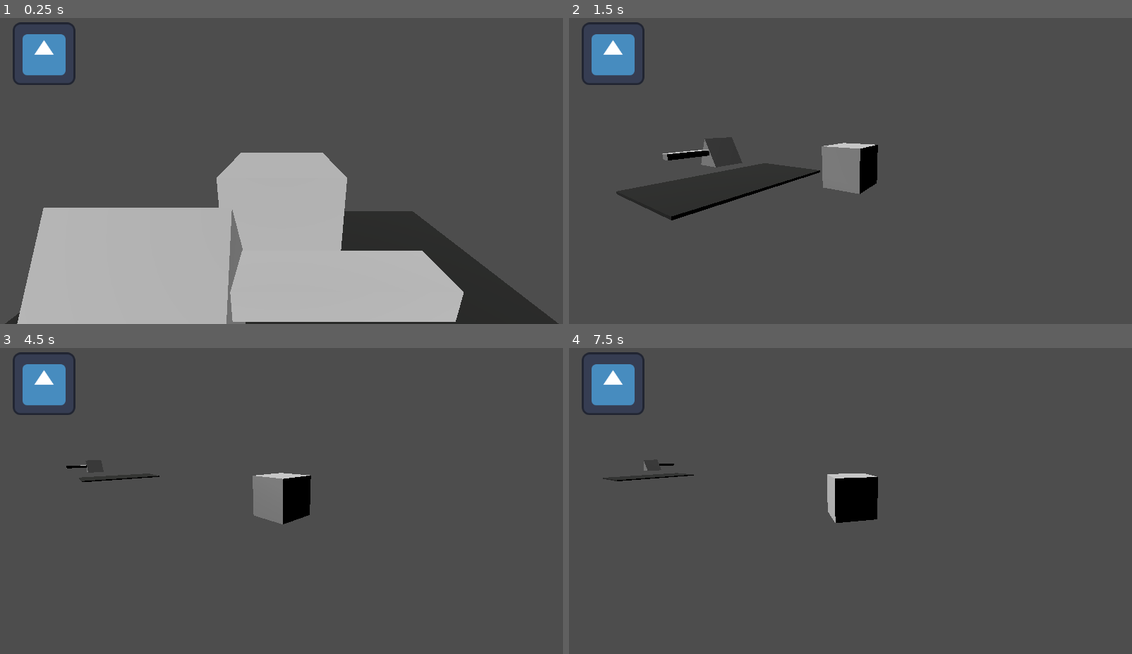
Above: before the commit, frames 1-4 (two rows, left to right).
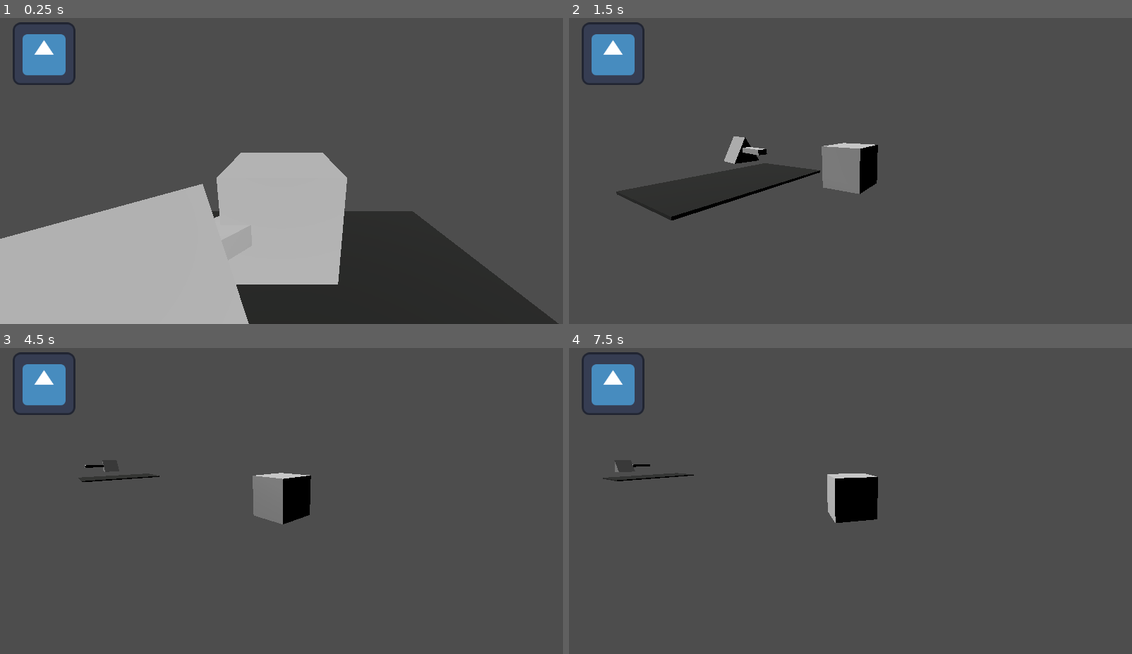
Above: after the commit, the same moments.

Repository: abody2k/Im-going-home
Game: Godot game, scene res://scenes/main.tscn
Same seed, same stepped clock (60 frames per second), same inputs: the game is played once before the commit and once after it. The engine's default icon, where the game draws it, is replaced by a stand-in: a white triangle on a blue panel in a dark square.
Inputs (mouse positions are in pixels of both pictures, inside the frame that each line leads up to):
- Up to frame 1 (0.25 s): no input
- Up to frame 2 (1.5 s): move the mouse to (884, 164) at 0.52 s; hold Up (forward) from 0.53 s (still down); tap Space (action) at 0.6, 1.35 s; move the mouse to (822, 167) at 1.27 s
- Up to frame 3 (4.5 s): keep holding Up (forward); move the mouse to (298, 488) at 2.02 s; tap Space (action) at 2.1, 2.85, 3.5, 3.6, 4.35 s; tap Enter at 2.75, 4.25 s; move the mouse to (275, 501) at 2.77 s; move the mouse to (326, 501) at 3.52 s; move the mouse to (242, 491) at 4.27 s
- Up to frame 4 (7.5 s): move the mouse to (856, 494) at 5.02 s; tap Space (action) at 5.1, 5.75, 5.85, 6.6, 7.35 s; move the mouse to (827, 488) at 5.77 s; release Up (forward) at 5.78 s; hold D (right) 5.78-6.53 s; move the mouse to (884, 494) at 6.52 s; hold Up (forward) from 6.53 s (still down); tap Enter at 7.25 s; move the mouse to (822, 497) at 7.27 s

The runs differ from the first frame. In frame 1, 9.7% of the frame differs, in the area x 0-83%, y 54-100%; in frame 2, 0.7%; in frame 3, less than 0.1%; in frame 4, less than 0.1%.

Commit message:
introducing attacking mode for ship_solider, switching from attacking to obersving and vice versa, attacking, reloading and adding the attacking audio

Diff:
--- a/scenes/ship_solider.tscn
+++ b/scenes/ship_solider.tscn
@@ -13,20 +13,27 @@
 [sub_resource type="Animation" id="Animation_cb8n3"]
 resource_name = "collapsing"
 
+[sub_resource type="Animation" id="Animation_wskrs"]
+resource_name = "idle"
+
 [sub_resource type="Animation" id="Animation_xdt51"]
 resource_name = "movement"
 
-[sub_resource type="Animation" id="Animation_wskrs"]
-resource_name = "idle"
+[sub_resource type="Animation" id="Animation_d848w"]
+resource_name = "Attack"
 
 [sub_resource type="AnimationLibrary" id="AnimationLibrary_g8fs5"]
 _data = {
+"Attack": SubResource("Animation_d848w"),
 "collapsing": SubResource("Animation_cb8n3"),
 "idle": SubResource("Animation_wskrs"),
 "movement": SubResource("Animation_xdt51")
 }
 
 [sub_resource type="BoxShape3D" id="BoxShape3D_8m4dj"]
+
+[sub_resource type="BoxShape3D" id="BoxShape3D_ecuoi"]
+size = Vector3(2.7002, 1.71021, 3.77881)
 
 [node name="ship_solider" type="CharacterBody3D"]
 collision_layer = 2
@@ -54,6 +61,20 @@
 transform = Transform3D(1, 0, 0, 0, 1, 0, 0, 0, 1, 0, 0, 0.984696)
 shape = SubResource("BoxShape3D_8m4dj")
 
+[node name="observation_area" type="Area3D" parent="."]
+collision_layer = 4
+
+[node name="CollisionShape3D" type="CollisionShape3D" parent="observation_area"]
+transform = Transform3D(1, 0, 0, 0, 1, 0, 0, 0, 1, 0.180895, 0.632619, -2.3678)
+shape = SubResource("BoxShape3D_ecuoi")
+
+[node name="reload" type="Timer" parent="."]
+one_shot = true
+
+[node name="attacking" type="AudioStreamPlayer3D" parent="."]
+
 [connection signal="animation_finished" from="AnimationPlayer" to="." method="_on_animation_player_animation_finished"]
 [connection signal="body_shape_entered" from="Area3D" to="." method="player_entered"]
 [connection signal="body_shape_exited" from="Area3D" to="." method="player_exited"]
+[connection signal="body_shape_entered" from="observation_area" to="." method="_on_player_observed"]
+[connection signal="timeout" from="reload" to="." method="_on_reload_timeout"]
--- a/scripts/player.gd
+++ b/scripts/player.gd
@@ -64,7 +64,6 @@
 func _input(event):
 
 	if event is InputEventMouseMotion:
-		print((event as InputEventMouseMotion).screen_relative)
 
 
 
@@ -75,8 +74,6 @@
 		$Camera3D.position.z = sin(deg_to_rad((rota)*0.5)) * ROTATION_RADIUS
 
 
-		#print(rota)
-		#print($Camera3D.position)
 		$Camera3D.look_at($CollisionShape3D/MeshInstance3D.global_position)
 		pass
 
@@ -84,7 +81,6 @@
 
 
 func _on_animation_player_animation_finished(anim_name):
-	print(anim_name)
 	if anim_name == "posessing":
 		possessed_obj.set_physics_process(true)
 	pass # Replace with function body.
--- a/scripts/ship_solider.gd
+++ b/scripts/ship_solider.gd
@@ -1,9 +1,11 @@
 extends CharacterBody3D
 
 enum SOLIDER_TYPE {STATIC, DYNAMIC}
+enum MODES {OBSERVING, ATTACKING}
 @export var pos : Array[Node3D]
 @export var solider_type : SOLIDER_TYPE
 @export var dynamic_movement_time : float = 10.0
+const ATTACKING_RANGE = 10
 const SPEED = 5.0
 const JUMP_VELOCITY = 4.5
 var is_possessed = false
@@ -11,6 +13,7 @@
 var tween1 : Tween
 var tween2 : Tween
 var player : CharacterBody3D
+var mode : MODES = MODES.OBSERVING
 
 
 func go_backward():
@@ -26,6 +29,7 @@
 	tween1.finished.connect(go_backward)
 
 
+
 func _ready():
 
 	if solider_type != SOLIDER_TYPE.STATIC:
@@ -38,9 +42,7 @@
 	is_possessed=false
 	can_it_be_possessed=false
 	pass
-		#TODO LEAVE this body
-		#play collapsing animation
-		#change
+
 
 func possess():
 	solider_type = SOLIDER_TYPE.STATIC
@@ -80,7 +82,6 @@
 
 
 	if can_it_be_possessed and is_possessed == false and Input.is_action_just_pressed("action"):
-		print("possessed successfully")
 		player.call("possess_me",self)
 		possess()
 		set_physics_process(false)
@@ -88,15 +89,37 @@
 	pass
 
 
+	if mode == MODES.ATTACKING:
+		look_at(player.global_position)
+
+
+
+
+func attack():
+	$AnimationPlayer.play("Attack")
+	pass
+
+
+
+
+
+
 func _on_animation_player_animation_finished(anim_name):
 
-	if anim_name == "collapsing":
-		$Area3D.queue_free()
-		player = null
-		process_mode=PROCESS_MODE_DISABLED
-		is_possessed= false
-		pass
-	pass # Replace with function body.
+	match anim_name:
+		"collapsing":
+			$Area3D.queue_free()
+			player = null
+			process_mode=PROCESS_MODE_DISABLED
+			is_possessed= false
+		"Attack":
+
+
+			#ATTACK LOGIC
+			#RELOAD
+			#ATTACK AGAIN
+			$reload.start()
+			pass
 
 
 func player_entered(_body_rid, body, _body_shape_index, _local_shape_index):
@@ -117,3 +140,34 @@
 	#TODO
 	#HIDE POSSESSION MENU
 	pass # Replace with function body.
+
+
+func _on_player_observed(_body_rid, body, _body_shape_index, _local_shape_index):
+
+	#stop moving
+	if tween1:
+		tween1.kill()
+	if tween2:
+		tween2.kill()
+
+
+	player = body
+	mode = MODES.ATTACKING
+	attack()
+
+
+	pass # Replace with function body.
+
+
+func _on_reload_timeout():
+
+	#is player in range ? if so attack again, else go back to normal mode
+
+	if global_position.distance_squared_to(player.global_position) <= ATTACKING_RANGE:
+		attack()
+	else:
+		player = null
+		mode = MODES.OBSERVING
+		_ready()
+
+	pass # Replace with function body.
Not shown: 1 places in scenes/ship_solider.tscn that only renumber resources
